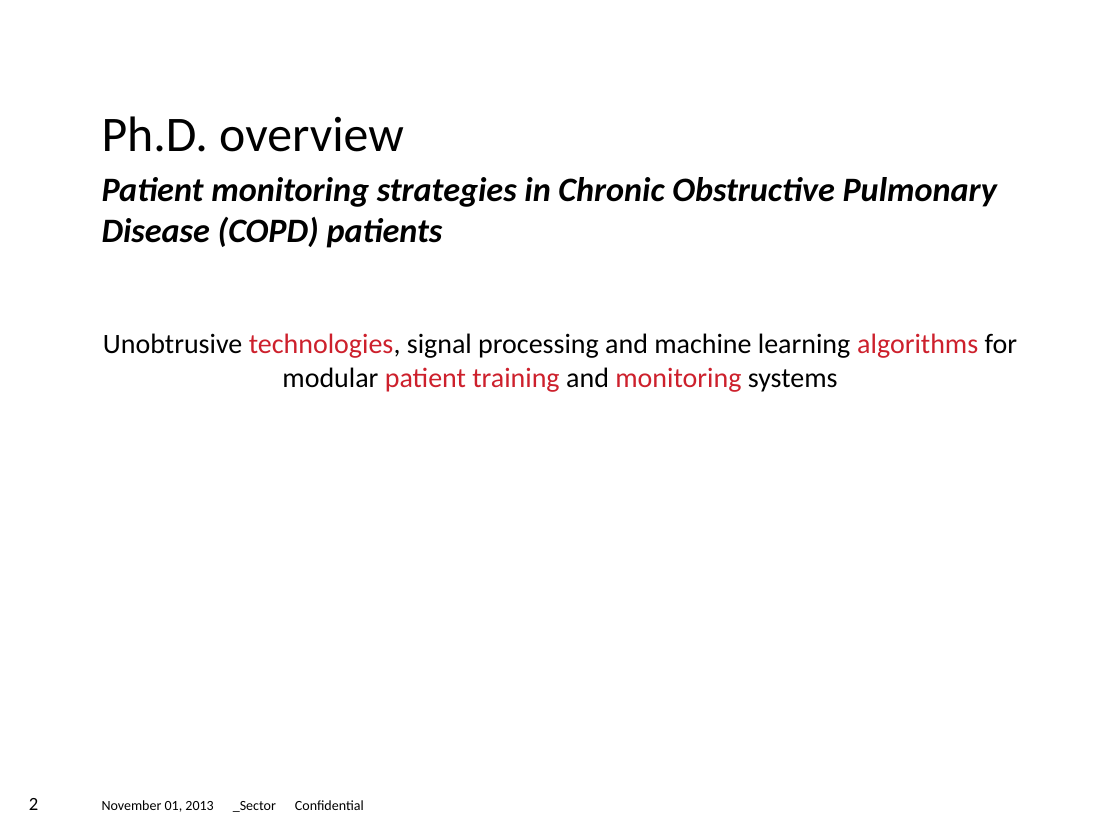
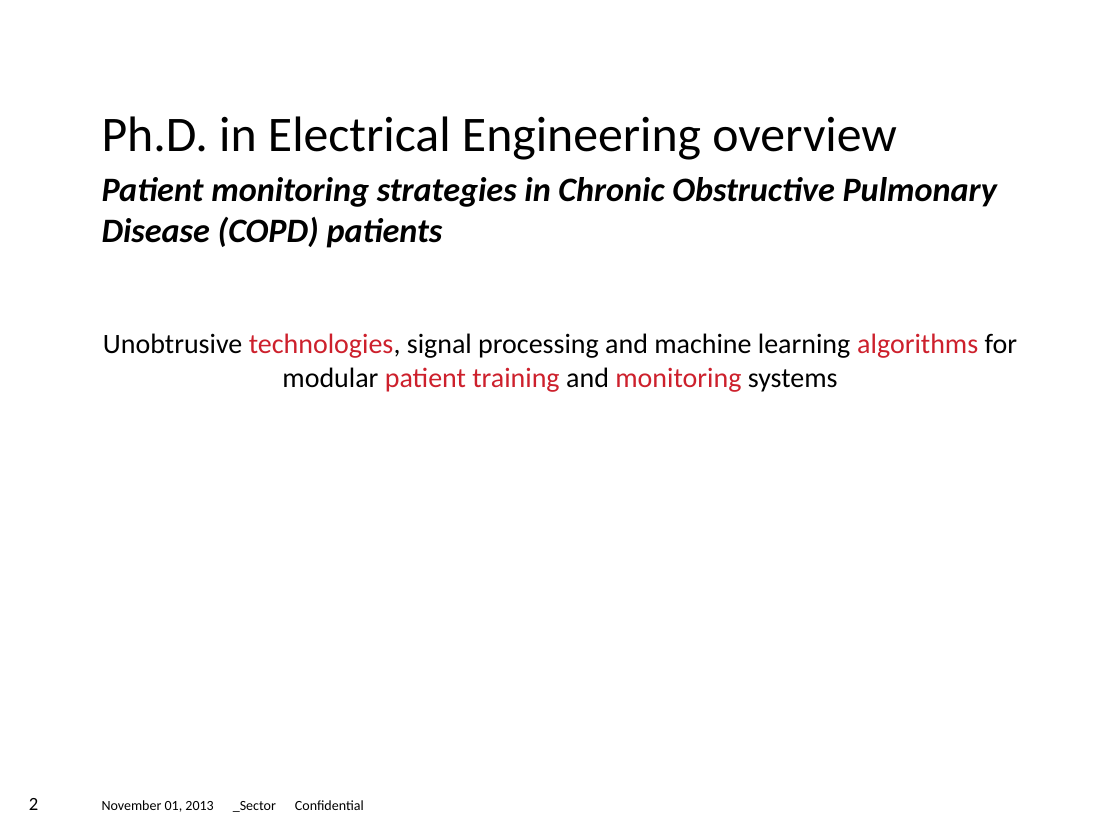
Before and after one commit to gabboshow/Thesis, a slide deck: slide 2 of Plan/Thesis_overview.pptx. Drawn at 1120x840 pixels with LibreOffice and Linux fonts; fonts in the diff are those of the drawing; background and template pictures are left out. Boxes give left, top, right and bottom in pixels: in the first picture for what was removed or moved away, otherwise in the second. Text is boxed around its words. In the diff, an @@ line names an element or a change of style, - is before the commit and + after.

```diff
--- a/Plan/Thesis_overview.pptx
+++ b/Plan/Thesis_overview.pptx
@@ text at [102, 116, 897, 160]: text changed @@
-Ph.D. overview
+Ph.D. in Electrical Engineering overview
```
Also in this commit, not shown: 6 slides added.
